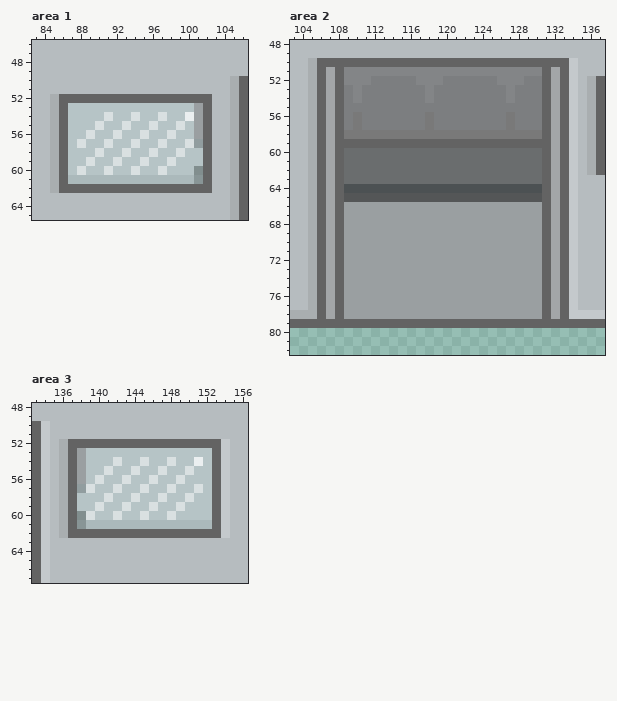
File history of a pixel-art file, Assets/Art/tram.ase. That is the earlier state.
192x112 pixels, 1 frame. Colours within 5 levels of each other are drawn and written as one. Shown: area 1: x 83..106, y 46..65; area 2: x 103..137, y 48..82; area 3: x 133..156, y 48..67. The old version is drawn lined up with the new one, on the new canvas. The commit also changed other parts of the picture, which this record leaves out.
Now the later version:
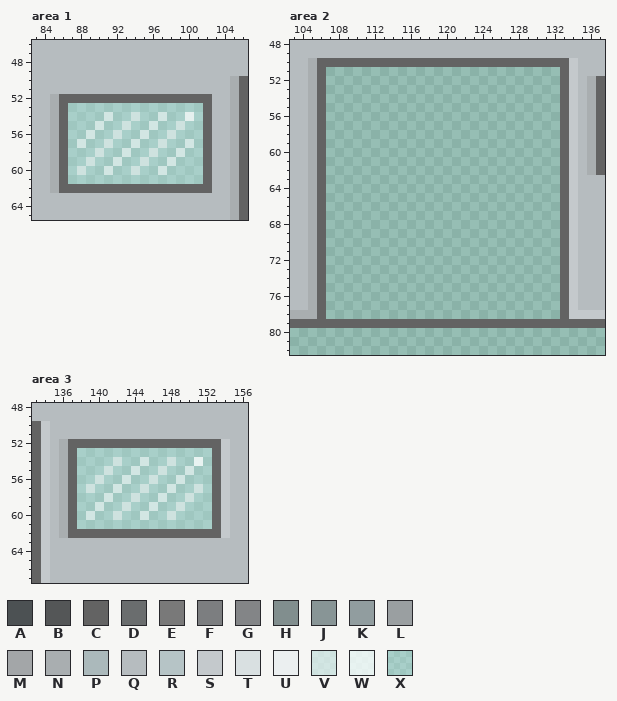
Palette (. is transparent): A #4c5153  B #545657  C #636363  D #6a6d6e  E #797979  F #7c7e80  G #838587  H #818e8e  J #889596  K #919d9f  L #9a9fa1  M #a3a6a8  N #a9aeb0  P #abb9bb  Q #b6bcbf  R #b6c4c6  S #c4c9cc  T #d9e0e1  U #ebeff0  V #f6feffa0  W #fbffffce  X #d6fcff47
Change:
canvas 192x112 -> 192x144
Changed rows in their new state; - is an unchanged pixel.
Area 1:
first column x 87:
53 XXXXXXXXXXXXXXX
54 XXXXVXXVXXVXXWX
55 XXXVXXVXXVXXVXX
56 XXVXXVXXVXXVXXX
57 XVXXVXXVXXVXXVX
58 XXXVXXVXXVXXVXX
59 XXVXXVXXVXXVXXX
60 XVXXVXXVXXVXXXX
61 XXXXXXXXXXXXXXX
Area 2:
first column x 107:
51 ..........................
52 ..........................
53 ..........................
54 ..........................
55 ..........................
56 ..........................
57 ..........................
58 ..........................
59 ..........................
60 ..........................
61 ..........................
62 ..........................
63 ..........................
64 ..........................
65 ..........................
66 ..........................
67 ..........................
68 ..........................
69 ..........................
70 ..........................
71 ..........................
72 ..........................
73 ..........................
74 ..........................
75 ..........................
76 ..........................
77 ..........................
78 ..........................
Area 3:
first column x 138:
53 XXXXXXXXXXXXXXX
54 XXXXVXXVXXVXXWX
55 XXXVXXVXXVXXVXX
56 XXVXXVXXVXXVXXX
57 XVXXVXXVXXVXXVX
58 XXXVXXVXXVXXVXX
59 XXVXXVXXVXXVXXX
60 XVXXVXXVXXVXXXX
61 XXXXXXXXXXXXXXX
Boxes around the changes in both pictures, in picture pixels (x1, y1, x2, y2):
changed: (68, 103, 203, 184)
erased: (326, 67, 560, 319)
changed: (77, 448, 212, 529)
